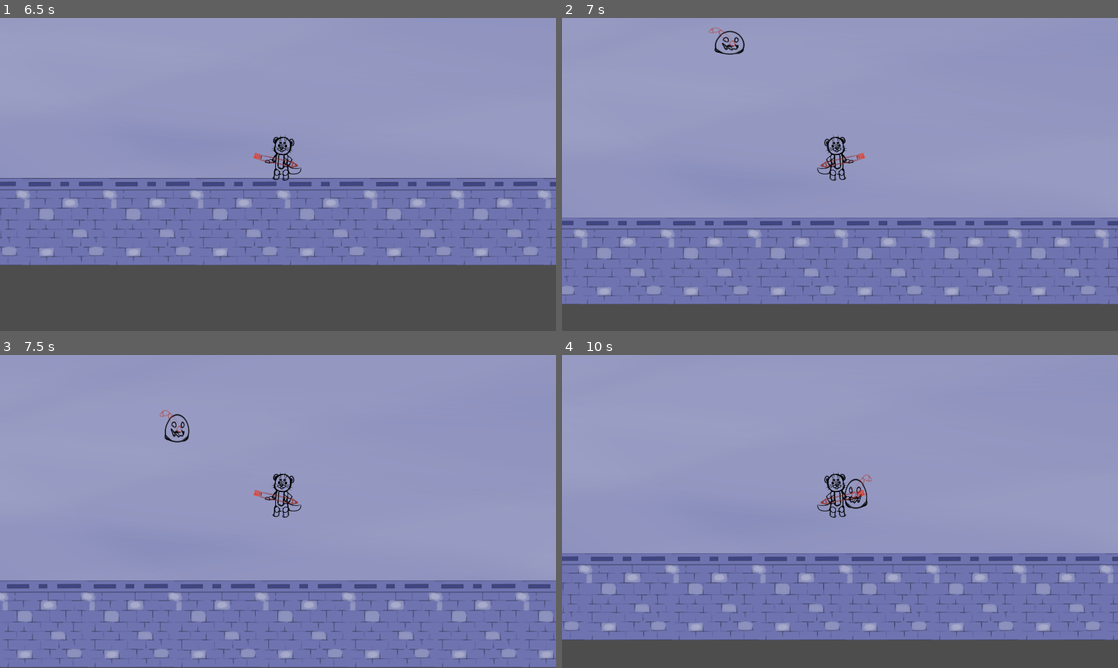
Above: before the commit, frames 1-4 (two rows, left to right).
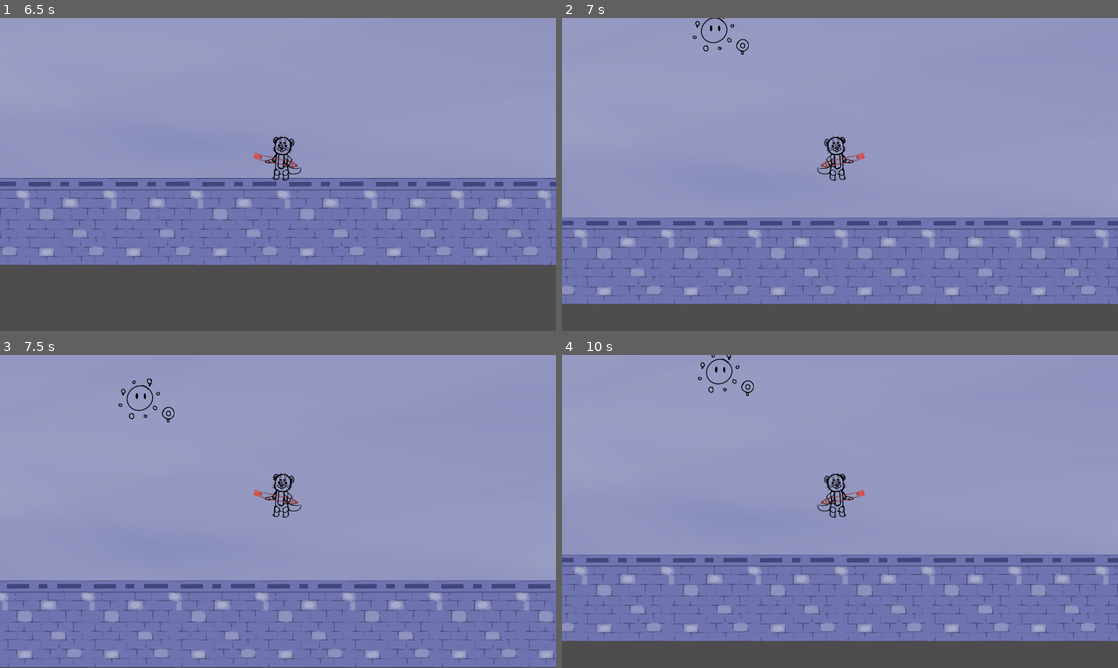
Above: after the commit, the same moments.

Repository: DrOtter3000/ctrlottdelete
Game: Godot game, scene res://Levels/level_1.tscn
Two runs of this game, one before a commit and one after it. Both use one fixed random seed, a clock stepped at 60 frames per second and the inputs below.
Inputs (mouse positions are in pixels of both pictures, inside the frame that each line leads up to):
- Up to frame 1 (6.5 s): tap Enter at 0.5 s; move the mouse to (400, 158) at 0.52 s; hold D (right) 0.53-1.28 s; click (400, 158) at 0.6 s; move the mouse to (166, 190) at 1.27 s; hold S (down) 1.28-2.03 s; click (166, 190) at 1.35 s; move the mouse to (333, 105) at 2.02 s; hold D (right) 2.03-2.78 s; click (333, 105) at 2.1 s; move the mouse to (250, 237) at 2.77 s; hold W (up) 2.78-3.53 s; click (250, 237) at 2.85 s; move the mouse to (444, 221) at 3.52 s; hold A (left) 3.53-5.03 s; click (444, 221) at 3.6 s; move the mouse to (111, 127) at 4.27 s; click (111, 127) at 4.35 s; move the mouse to (305, 174) at 5.02 s; hold S (down) 5.03-5.78 s; click (305, 174) at 5.1 s; move the mouse to (194, 96) at 5.77 s; hold D (right) from 5.78 s (still down); click (194, 96) at 5.85 s
- Up to frame 2 (7 s): move the mouse to (962, 158) at 6.52 s; release D (right) at 6.53 s; hold W (up) from 6.53 s (still down); click (962, 158) at 6.6 s
- Up to frame 3 (7.5 s): move the mouse to (166, 527) at 7.27 s; release W (up) at 7.28 s; hold D (right) from 7.28 s (still down); click (166, 527) at 7.35 s
- Up to frame 4 (10 s): move the mouse to (895, 442) at 8.02 s; release D (right) at 8.03 s; hold S (down) 8.03-8.78 s; click (895, 442) at 8.1 s; move the mouse to (812, 574) at 8.77 s; hold A (left) 8.78-9.53 s; click (812, 574) at 8.85 s; move the mouse to (1006, 558) at 9.52 s; hold W (up) from 9.53 s (still down); click (1006, 558) at 9.6 s

Frame 1 is identical in both runs. In frame 2, 0.3% of the frame differs, in the area x 23-34%, y 0-12%; in frame 3, 0.4%; in frame 4, 7.1%, in the area x 0-100%, y 0-92%.

Commit message:
add range enemy

Diff:
--- /dev/null
+++ b/Enemies/PaintElemental/paint_elemental.gd
@@ -0,0 +1,16 @@
+extends Enemy
+
+
+@export var Projectile :PackedScene
+
+
+func set_sprite_direction() -> void:
+	if player.position.x > position.x:
+		sprite_2d.flip_h = false
+	else:
+		sprite_2d.flip_h = true
+
+func fire() -> void:
+	var projectile_instance = Projectile.instantiate()
+	get_parent().add_child(projectile_instance)
+	projectile_instance.global_position = global_position
--- /dev/null
+++ b/Enemies/PaintElemental/paint_elemental.tscn
@@ -0,0 +1,151 @@
+[gd_scene load_steps=12 format=3 uid="uid://bgtl76tcow4mf"]
+
+[ext_resource type="PackedScene" uid="uid://6x1a8q27db8p" path="res://Enemies/enemy.tscn" id="1_pdrjr"]
+[ext_resource type="Script" path="res://Enemies/PaintElemental/paint_elemental.gd" id="2_mflvn"]
+[ext_resource type="Texture2D" uid="uid://djvjdqxgkb2k4" path="res://Enemies/PaintElemental/Elemental.png" id="3_mot7k"]
+[ext_resource type="PackedScene" uid="uid://ci6ohnkcmi8cf" path="res://Enemies/Projectiles/projectile.tscn" id="3_u0xov"]
+
+[sub_resource type="CircleShape2D" id="CircleShape2D_okb5d"]
+radius = 93.0
+
+[sub_resource type="CircleShape2D" id="CircleShape2D_y0mik"]
+radius = 512.0
+
+[sub_resource type="CircleShape2D" id="CircleShape2D_ouko8"]
+radius = 1024.0
+
+[sub_resource type="Animation" id="Animation_g3wvv"]
+resource_name = "walk"
+length = 2.0
+loop_mode = 1
+tracks/0/type = "value"
+tracks/0/imported = false
+tracks/0/enabled = true
+tracks/0/path = NodePath("Sprite2D:position")
+tracks/0/interp = 2
+tracks/0/loop_wrap = true
+tracks/0/keys = {
+"times": PackedFloat32Array(0, 0.9, 2),
+"transitions": PackedFloat32Array(1, 1, 1),
+"update": 0,
+"values": [Vector2(0, 0), Vector2(0, 8), Vector2(0, 0)]
+}
+
+[sub_resource type="Animation" id="Animation_ld24n"]
+length = 0.001
+tracks/0/type = "value"
+tracks/0/imported = false
+tracks/0/enabled = true
+tracks/0/path = NodePath("Sprite2D:position")
+tracks/0/interp = 1
+tracks/0/loop_wrap = true
+tracks/0/keys = {
+"times": PackedFloat32Array(0),
+"transitions": PackedFloat32Array(1),
+"update": 0,
+"values": [Vector2(0, 0)]
+}
+tracks/1/type = "value"
+tracks/1/imported = false
+tracks/1/enabled = true
+tracks/1/path = NodePath("Sprite2D:modulate")
+tracks/1/interp = 1
+tracks/1/loop_wrap = true
+tracks/1/keys = {
+"times": PackedFloat32Array(0),
+"transitions": PackedFloat32Array(1),
+"update": 0,
+"values": [Color(1, 1, 1, 1)]
+}
+tracks/2/type = "value"
+tracks/2/imported = false
+tracks/2/enabled = true
+tracks/2/path = NodePath("Sprite2D:scale")
+tracks/2/interp = 1
+tracks/2/loop_wrap = true
+tracks/2/keys = {
+"times": PackedFloat32Array(0),
+"transitions": PackedFloat32Array(1),
+"update": 0,
+"values": [Vector2(1, 1)]
+}
+
+[sub_resource type="Animation" id="Animation_edlmd"]
+resource_name = "attack"
+length = 0.3
+step = 0.025
+tracks/0/type = "value"
+tracks/0/imported = false
+tracks/0/enabled = true
+tracks/0/path = NodePath("Sprite2D:modulate")
+tracks/0/interp = 1
+tracks/0/loop_wrap = true
+tracks/0/keys = {
+"times": PackedFloat32Array(0, 0.25, 0.3),
+"transitions": PackedFloat32Array(1, 1, 1),
+"update": 0,
+"values": [Color(1, 1, 1, 1), Color(1, 0.305882, 0, 1), Color(1, 1, 1, 1)]
+}
+tracks/1/type = "value"
+tracks/1/imported = false
+tracks/1/enabled = true
+tracks/1/path = NodePath("Sprite2D:scale")
+tracks/1/interp = 1
+tracks/1/loop_wrap = true
+tracks/1/keys = {
+"times": PackedFloat32Array(0, 0.225, 0.25),
+"transitions": PackedFloat32Array(1, 1, 1),
+"update": 0,
+"values": [Vector2(1, 1), Vector2(1.2, 1.2), Vector2(1, 1)]
+}
+tracks/2/type = "method"
+tracks/2/imported = false
+tracks/2/enabled = true
+tracks/2/path = NodePath(".")
+tracks/2/interp = 1
+tracks/2/loop_wrap = true
+tracks/2/keys = {
+"times": PackedFloat32Array(0.25),
+"transitions": PackedFloat32Array(1),
+"values": [{
+"args": [],
+"method": &"fire"
+}]
+}
+
+[sub_resource type="AnimationLibrary" id="AnimationLibrary_j5v33"]
+_data = {
+"RESET": SubResource("Animation_ld24n"),
+"attack": SubResource("Animation_edlmd"),
+"walk": SubResource("Animation_g3wvv")
+}
+
+[node name="Paint Elemental" instance=ExtResource("1_pdrjr")]
+script = ExtResource("2_mflvn")
+Projectile = ExtResource("3_u0xov")
+hitpoints = 3.0
+attack_rate = 2.5
+
+[node name="Sprite2D" parent="." index="0"]
+texture = ExtResource("3_mot7k")
+
+[node name="HurtBox" parent="." index="2"]
+visible = false
+shape = SubResource("CircleShape2D_okb5d")
+
+[node name="Range" parent="." index="3"]
+visible = false
+
+[node name="CollisionShape2D" parent="Range" index="0"]
+shape = SubResource("CircleShape2D_y0mik")
+
+[node name="MaxRange" parent="." index="4"]
+visible = false
+
+[node name="CollisionShape2D" parent="MaxRange" index="0"]
+shape = SubResource("CircleShape2D_ouko8")
+
+[node name="AnimationPlayer" parent="." index="6"]
+libraries = {
+"": SubResource("AnimationLibrary_j5v33")
+}
--- /dev/null
+++ b/Enemies/Projectiles/projectile.gd
@@ -0,0 +1,34 @@
+extends Area2D
+
+@onready var animation_player: AnimationPlayer = $AnimationPlayer
+
+@export var speed := 10
+
+var player
+var direction = Vector2.ZERO
+
+func _ready() -> void:
+	await get_tree().create_timer(.01).timeout
+	player = get_tree().get_first_node_in_group("Player")
+	direction = position.direction_to(player.position)
+
+
+func _process(delta: float) -> void:
+	position += direction * speed * delta
+	check_for_self_destruct()
+
+
+func check_for_self_destruct() -> void:
+	if position.x > 1000 or position.x < -1000:
+		queue_free()
+	if position.y > 1000 or position.y < -1000:
+		queue_free()
+
+
+func explode() -> void:
+	direction = Vector2.ZERO
+	animation_player.play("explode")
+
+
+func _on_body_entered(body: Node2D) -> void:
+	explode()
--- /dev/null
+++ b/Enemies/Projectiles/projectile.tscn
@@ -0,0 +1,78 @@
+[gd_scene load_steps=7 format=3 uid="uid://ci6ohnkcmi8cf"]
+
+[ext_resource type="Script" path="res://Enemies/Projectiles/projectile.gd" id="1_355bl"]
+[ext_resource type="Texture2D" uid="uid://6v2ekljv3sfx" path="res://Enemies/Projectiles/Projektil.png" id="2_4lx6a"]
+
+[sub_resource type="CircleShape2D" id="CircleShape2D_hfd2o"]
+radius = 18.2483
+
+[sub_resource type="Animation" id="Animation_xbgkf"]
+resource_name = "explode"
+length = 0.5
+tracks/0/type = "value"
+tracks/0/imported = false
+tracks/0/enabled = true
+tracks/0/path = NodePath("Sprite2D:scale")
+tracks/0/interp = 1
+tracks/0/loop_wrap = true
+tracks/0/keys = {
+"times": PackedFloat32Array(0, 0.5),
+"transitions": PackedFloat32Array(1, 1),
+"update": 0,
+"values": [Vector2(1, 1), Vector2(5, 5)]
+}
+tracks/1/type = "method"
+tracks/1/imported = false
+tracks/1/enabled = true
+tracks/1/path = NodePath(".")
+tracks/1/interp = 1
+tracks/1/loop_wrap = true
+tracks/1/keys = {
+"times": PackedFloat32Array(0.5),
+"transitions": PackedFloat32Array(1),
+"values": [{
+"args": [],
+"method": &"queue_free"
+}]
+}
+
+[sub_resource type="Animation" id="Animation_17nln"]
+length = 0.001
+tracks/0/type = "value"
+tracks/0/imported = false
+tracks/0/enabled = true
+tracks/0/path = NodePath("Sprite2D:scale")
+tracks/0/interp = 1
+tracks/0/loop_wrap = true
+tracks/0/keys = {
+"times": PackedFloat32Array(0),
+"transitions": PackedFloat32Array(1),
+"update": 0,
+"values": [Vector2(1, 1)]
+}
+
+[sub_resource type="AnimationLibrary" id="AnimationLibrary_faefq"]
+_data = {
+"RESET": SubResource("Animation_17nln"),
+"explode": SubResource("Animation_xbgkf")
+}
+
+[node name="Projectile" type="Area2D"]
+collision_layer = 0
+collision_mask = 5
+script = ExtResource("1_355bl")
+speed = 250
+
+[node name="CollisionShape2D" type="CollisionShape2D" parent="."]
+shape = SubResource("CircleShape2D_hfd2o")
+
+[node name="Sprite2D" type="Sprite2D" parent="."]
+position = Vector2(-1, 4)
+texture = ExtResource("2_4lx6a")
+
+[node name="AnimationPlayer" type="AnimationPlayer" parent="."]
+libraries = {
+"": SubResource("AnimationLibrary_faefq")
+}
+
+[connection signal="body_entered" from="." to="." method="_on_body_entered"]
--- a/Enemies/enemy.tscn
+++ b/Enemies/enemy.tscn
@@ -2,7 +2,7 @@
 
 [ext_resource type="Script" path="res://Enemies/enemy.gd" id="1_gwmli"]
 
-[node name="Enemy" type="CharacterBody2D"]
+[node name="Enemy" type="CharacterBody2D" groups=["Enemy"]]
 collision_layer = 2
 collision_mask = 3
 motion_mode = 1
--- a/Levels/level_1.tscn
+++ b/Levels/level_1.tscn
@@ -1,13 +1,12 @@
-[gd_scene load_steps=9 format=3 uid="uid://br5iiks6kjm3i"]
+[gd_scene load_steps=8 format=3 uid="uid://br5iiks6kjm3i"]
 
 [ext_resource type="PackedScene" uid="uid://j6rr43ltwdd" path="res://Player/player.tscn" id="1_06dtt"]
 [ext_resource type="Script" path="res://Levels/level.gd" id="1_8r4jo"]
 [ext_resource type="Texture2D" uid="uid://bc8m4hvifvlfy" path="res://Assets/BaseBackground/BaseBackground.png" id="2_isvtt"]
-[ext_resource type="PackedScene" uid="uid://ci1qsvtsxlli0" path="res://Enemies/Slime/slime.tscn" id="4_a4mno"]
 [ext_resource type="PackedScene" uid="uid://bf3s4btsw3tff" path="res://Levels/SideWalls/wall_left_base.tscn" id="4_q0wph"]
 [ext_resource type="PackedScene" uid="uid://cp1c2yhbsto1" path="res://Levels/Walls/wall_base.tscn" id="4_yoyeb"]
 [ext_resource type="PackedScene" uid="uid://bs6g4f5armbr5" path="res://Levels/Corners/Corner_left_base.tscn" id="5_gjngs"]
-[ext_resource type="PackedScene" uid="uid://cwiyh5qtpd6va" path="res://Enemies/PermanentMarker/permanent_marker.tscn" id="7_ukp7p"]
+[ext_resource type="PackedScene" uid="uid://bgtl76tcow4mf" path="res://Enemies/PaintElemental/paint_elemental.tscn" id="6_x8p0x"]
 
 [node name="Level_1" type="Node2D"]
 script = ExtResource("1_8r4jo")
@@ -184,11 +183,7 @@
 
 [node name="Enemies" type="Node2D" parent="."]
 
-[node name="Slime" parent="Enemies" instance=ExtResource("4_a4mno")]
-position = Vector2(-178, -200)
-
-[node name="PermanentMarker" parent="Enemies" instance=ExtResource("7_ukp7p")]
-position = Vector2(1050, 0)
+[node name="Paint Elemental" parent="Enemies" instance=ExtResource("6_x8p0x")]
 
 [node name="Player" parent="." instance=ExtResource("1_06dtt")]
 position = Vector2(30, -76)
--- a/project.godot
+++ b/project.godot
@@ -72,6 +72,7 @@
 2d_physics/layer_1="Player"
 2d_physics/layer_2="Enemy"
 2d_physics/layer_3="Environment"
+2d_physics/layer_4="Projectile"
 
 [rendering]
 
Binary file added: Enemies/PaintElemental/Elemental.png
Not shown, added: Enemies/PaintElemental/Elemental.png.import
Binary file added: Enemies/Projectiles/Projektil.png
Not shown, added: Enemies/Projectiles/Projektil.png.import
